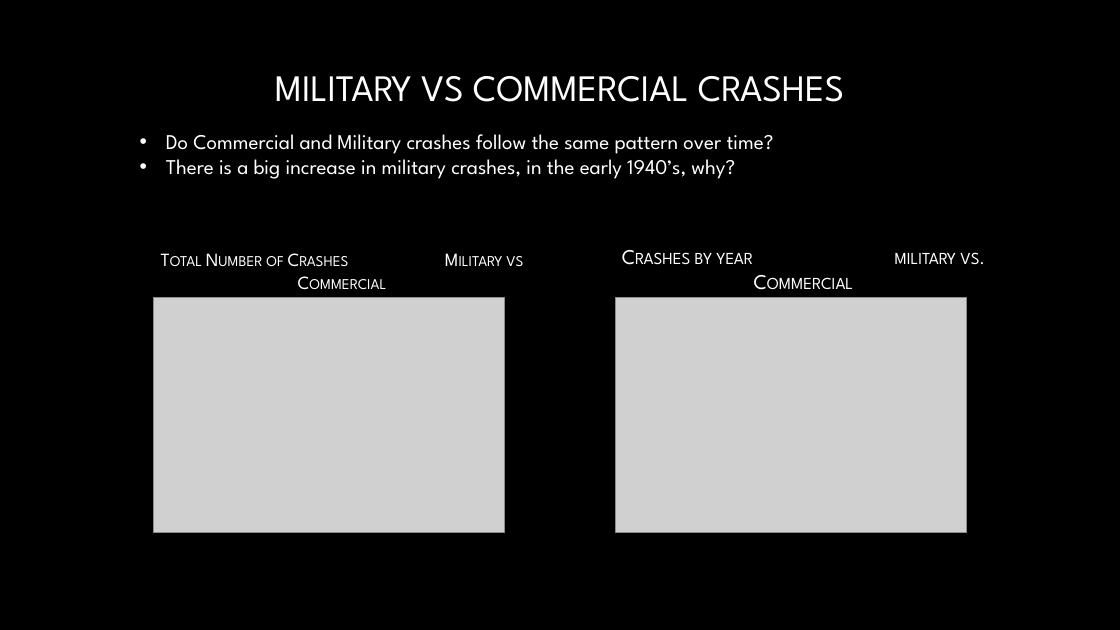
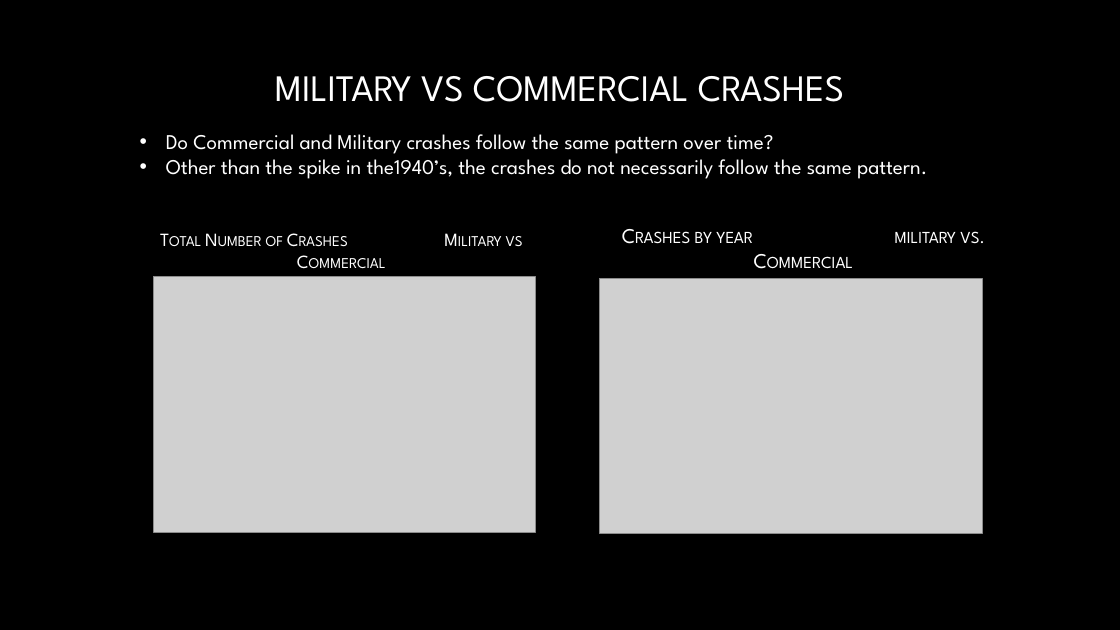
Before and after one commit to LauraJ3053/Project_01, a slide deck: slide 7 of Airplane_Crashes/Project 1 Presentation.pptx. Drawn at 1120x630 pixels with LibreOffice and Linux fonts; fonts in the diff are those of the drawing; grey boxes stand for pictures; background and template pictures are left out. Boxes give left, top, right and bottom in pixels: in the first picture for what was removed or moved away, otherwise in the second. Text is boxed around its words. In the diff, an @@ line names an element or a change of style, - is before the commit and + after.

```diff
--- a/Airplane_Crashes/Project 1 Presentation.pptx
+++ b/Airplane_Crashes/Project 1 Presentation.pptx
@@ text "Crashes by year military vs. ..." rewrapped from <box>695,76,984,265</box> to <box>695,76,984,244</box> @@
@@ text at <box>166,153,927,179</box>: text changed @@
-• There is a big increase in military crashes, in the early 1940’s, why?
+• Other than the spike in the1940’s, the crashes do not necessarily follow the same pattern.
@@ picture: place and size @@
-picture at <box>154,298,505,533</box>
+picture at <box>154,277,537,533</box>
@@ picture: place and size @@
-picture at <box>616,298,967,533</box>
+picture at <box>600,278,983,534</box>
```
Also in this commit, not shown: 5 other slides changed, 3 slides added, 8 other files.
